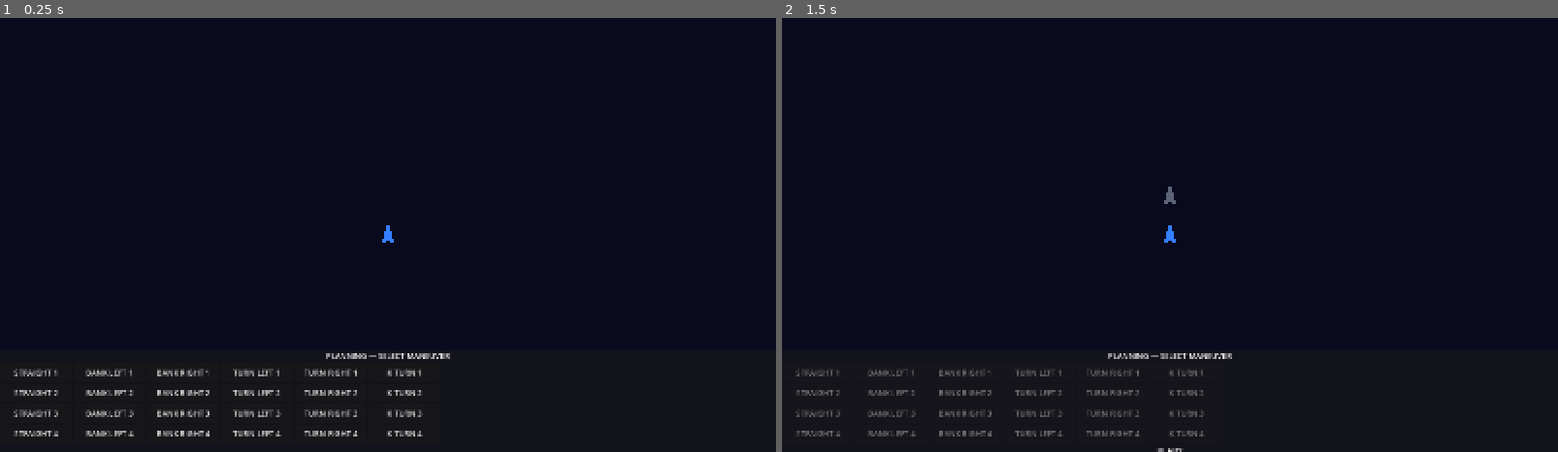
Above: before the commit, frames 1-2 (left to right).
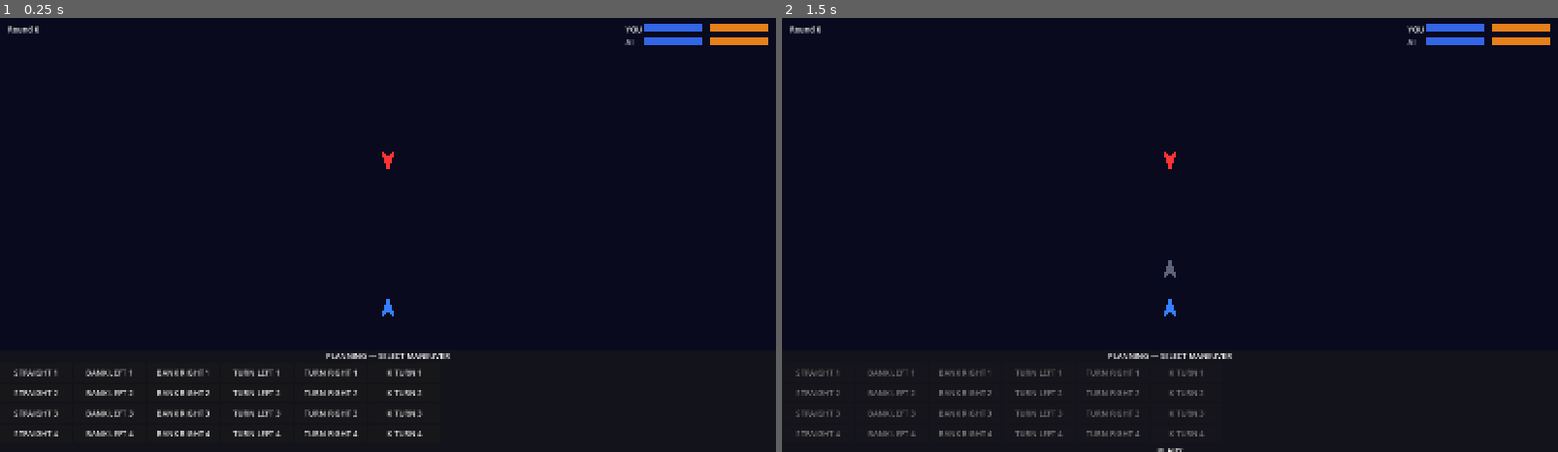
Above: after the commit, the same moments.

Repository: kavemankai/JaggedBuild
Game: Godot game, scene res://scenes/Main.tscn
Same seed, same stepped clock (60 frames per second), same inputs: the game is played once before the commit and once after it.
Inputs (mouse positions are in pixels of both pictures, inside the frame that each line leads up to):
- Up to frame 1 (0.25 s): no input
- Up to frame 2 (1.5 s): click "STRAIGHT 1" at 0.5 s; tap Enter at 1.25 s; move the mouse to (1340, 213) at 1.27 s

The runs differ from the first frame. In frame 1, 0.7% of the frame differs, in the area x 1-99%, y 1-69%; in frame 2, 0.8%.
Error after the commit: Parse Error: Cannot infer the type of "player_dead" variable because the value doesn't have a set type. (res://scripts/RoundManager.gd:63)

Commit message:
phase-2: gates 2-5 -- round loop, AI, collision, combat system
Gates 2-3: signal-driven PLANNING/RESOLUTION round loop, coroutine ship
animation along Bezier arcs, greedy AI maneuver selection, bump resolution
that walks each ship back along its own arc without affecting other movers.

Gate 5: combat system -- simultaneous shot resolution (store both before
applying either, enables dying blow), firing arc cone + hit% display,
range/facing probability modifiers, shields/hull health bars in HUD,
win/loss/mutual-destruction result overlay.

Co-Authored-By: Claude Sonnet 4.6 <noreply@anthropic.com>

Diff:
--- a/project.godot
+++ b/project.godot
@@ -8,17 +8,24 @@
 
 config_version=5
 
+[animation]
+
+compatibility/default_parent_skeleton_in_mesh_instance_3d=true
+
 [application]
 
 config/name="DogfightProto"
 config/description="Space dogfight movement system prototype — Gate 1"
 config/version="0.1"
 run/main_scene="res://scenes/Main.tscn"
-config/features=PackedStringArray("4.3", "Forward Plus")
+config/features=PackedStringArray("4.6", "Forward Plus")
 
 [autoload]
 
 ManeuverSystem="*res://scripts/ManeuverSystem.gd"
+RoundManager="*res://scripts/RoundManager.gd"
+CollisionHandler="*res://scripts/CollisionHandler.gd"
+CombatSystem="*res://scripts/CombatSystem.gd"
 
 [display]
 
@@ -26,4 +33,7 @@
 window/size/viewport_height=900
 window/size/resizable=false
 window/stretch/mode="canvas_items"
-window/stretch/aspect="keep"
+
+[dotnet]
+
+project/assembly_name="DogfightProto"
--- /dev/null
+++ b/scenes/HUD.tscn
@@ -0,0 +1,84 @@
+[gd_scene load_steps=2 format=3]
+
+[ext_resource type="Script" path="res://scripts/HUD.gd" id="1"]
+
+[node name="HUD" type="CanvasLayer"]
+layer = 2
+script = ExtResource("1")
+
+[node name="Info" type="VBoxContainer" parent="."]
+offset_left = 16.0
+offset_top = 16.0
+offset_right = 220.0
+offset_bottom = 72.0
+
+[node name="Round" type="Label" parent="Info"]
+text = "Round 0"
+
+[node name="Phase" type="Label" parent="Info"]
+text = ""
+
+[node name="HealthBars" type="VBoxContainer" parent="."]
+anchor_left = 1.0
+anchor_right = 1.0
+offset_left = -310.0
+offset_top = 16.0
+offset_right = -16.0
+offset_bottom = 106.0
+
+[node name="PlayerRow" type="HBoxContainer" parent="HealthBars"]
+
+[node name="PlayerTag" type="Label" parent="HealthBars/PlayerRow"]
+custom_minimum_size = Vector2(36, 0)
+text = "YOU"
+
+[node name="PlayerShields" type="ProgressBar" parent="HealthBars/PlayerRow"]
+custom_minimum_size = Vector2(90, 16)
+size_flags_horizontal = 3
+max_value = 2.0
+value = 2.0
+show_percentage = false
+
+[node name="PlayerGap" type="Label" parent="HealthBars/PlayerRow"]
+text = "  "
+
+[node name="PlayerHull" type="ProgressBar" parent="HealthBars/PlayerRow"]
+custom_minimum_size = Vector2(90, 16)
+size_flags_horizontal = 3
+max_value = 3.0
+value = 3.0
+show_percentage = false
+
+[node name="AIRow" type="HBoxContainer" parent="HealthBars"]
+
+[node name="AITag" type="Label" parent="HealthBars/AIRow"]
+custom_minimum_size = Vector2(36, 0)
+text = "AI "
+
+[node name="AIShields" type="ProgressBar" parent="HealthBars/AIRow"]
+custom_minimum_size = Vector2(90, 16)
+size_flags_horizontal = 3
+max_value = 3.0
+value = 3.0
+show_percentage = false
+
+[node name="AIGap" type="Label" parent="HealthBars/AIRow"]
+text = "  "
+
+[node name="AIHull" type="ProgressBar" parent="HealthBars/AIRow"]
+custom_minimum_size = Vector2(90, 16)
+size_flags_horizontal = 3
+max_value = 2.0
+value = 2.0
+show_percentage = false
+
+[node name="Result" type="Label" parent="."]
+anchor_left = 0.0
+anchor_right = 1.0
+anchor_top = 0.0
+anchor_bottom = 1.0
+text = ""
+horizontal_alignment = 1
+vertical_alignment = 1
+theme_override_font_sizes/font_size = 64
+visible = false
--- a/scenes/Main.tscn
+++ b/scenes/Main.tscn
@@ -1,9 +1,11 @@
-[gd_scene load_steps=5 format=3]
+[gd_scene load_steps=7 format=3]
 
 [ext_resource type="Script" path="res://scripts/Main.gd" id="1"]
 [ext_resource type="PackedScene" path="res://scenes/Ship.tscn" id="2"]
 [ext_resource type="PackedScene" path="res://scenes/GhostShip.tscn" id="3"]
 [ext_resource type="PackedScene" path="res://scenes/SelectionPanel.tscn" id="4"]
+[ext_resource type="Script" path="res://scripts/AIController.gd" id="5"]
+[ext_resource type="PackedScene" path="res://scenes/HUD.tscn" id="6"]
 
 [node name="Main" type="Node2D"]
 script = ExtResource("1")
@@ -16,10 +18,21 @@
 [node name="Ships" type="Node2D" parent="."]
 
 [node name="PlayerShip" parent="Ships" instance=ExtResource("2")]
-position = Vector2(800, 450)
+position = Vector2(800, 600)
+
+[node name="AIShip" parent="Ships" instance=ExtResource("2")]
+position = Vector2(800, 300)
+rotation = 3.14159265
+pilot_skill = 2
+accent_color = Color(1, 0.2, 0.2, 1)
 
 [node name="GhostShip" parent="." instance=ExtResource("3")]
+
+[node name="AIController" type="Node" parent="."]
+script = ExtResource("5")
 
 [node name="UI" type="CanvasLayer" parent="."]
 
 [node name="SelectionPanel" parent="UI" instance=ExtResource("4")]
+
+[node name="HUD" parent="." instance=ExtResource("6")]
--- a/scenes/Ship.tscn
+++ b/scenes/Ship.tscn
@@ -8,3 +8,16 @@
 [node name="Body" type="Polygon2D" parent="."]
 color = Color(0.2, 0.5, 1.0, 1.0)
 polygon = PackedVector2Array(-14, 22, 0, -24, 14, 22, 0, 12)
+
+[node name="FiringArc" type="Polygon2D" parent="."]
+visible = false
+color = Color(0.2, 0.5, 1.0, 0.12)
+
+[node name="HitLabel" type="Label" parent="."]
+offset_left = -40.0
+offset_top = -70.0
+offset_right = 40.0
+offset_bottom = -52.0
+text = ""
+horizontal_alignment = 1
+visible = false
--- /dev/null
+++ b/scripts/AIController.gd
@@ -0,0 +1,43 @@
+extends Node
+
+const PREFERRED_DISTANCE: float = 300.0
+
+
+func select_maneuver(ai_ship: Ship, player_ship: Ship) -> Maneuver:
+	var best_maneuver: Maneuver = null
+	var best_score: float = -INF
+
+	for bearing in ai_ship.bearing_options:
+		for speed in ai_ship.speed_options:
+			var m := Maneuver.new()
+			m.bearing = bearing
+			m.speed = speed
+
+			var end_state := ManeuverSystem.compute_end_state(
+				ai_ship.global_position, ai_ship.rotation, m)
+			var score := _score_state(end_state, player_ship)
+
+			if score > best_score:
+				best_score = score
+				best_maneuver = m
+
+	return best_maneuver
+
+
+func _score_state(end_state: Dictionary, player_ship: Ship) -> float:
+	var end_pos: Vector2 = end_state["position"]
+	var end_rot: float = end_state["rotation"]
+	var score: float = 0.0
+
+	var to_player: Vector2 = (player_ship.global_position - end_pos).normalized()
+	var facing: Vector2 = Vector2(0.0, -1.0).rotated(end_rot)
+	score += facing.dot(to_player) * 10.0
+
+	var dist: float = end_pos.distance_to(player_ship.global_position)
+	var dist_score: float = 1.0 - abs(dist - PREFERRED_DISTANCE) / PREFERRED_DISTANCE
+	score += dist_score * 5.0
+
+	if ManeuverSystem.is_out_of_bounds(end_pos):
+		score -= 100.0
+
+	return score
--- /dev/null
+++ b/scripts/CollisionHandler.gd
@@ -0,0 +1,25 @@
+extends Node
+
+const COLLISION_RADIUS: float = 40.0
+
+
+func ships_overlap(a: Ship, b: Ship) -> bool:
+	return a.global_position.distance_to(b.global_position) < (COLLISION_RADIUS * 2.0)
+
+
+func resolve_bump(moving_ship: Ship, blocking_ship: Ship) -> void:
+	var t := 1.0
+	while t > 0.0 and ships_overlap(moving_ship, blocking_ship):
+		t -= 0.05
+		moving_ship.global_position = moving_ship.get_arc_position(t)
+	moving_ship.was_bumped = true
+
+
+func any_overlap(check_ships: Array) -> bool:
+	for i in range(check_ships.size()):
+		for j in range(i + 1, check_ships.size()):
+			var a: Ship = check_ships[i]
+			var b: Ship = check_ships[j]
+			if not a.is_destroyed and not b.is_destroyed and ships_overlap(a, b):
+				return true
+	return false
--- /dev/null
+++ b/scripts/CombatSystem.gd
@@ -0,0 +1,95 @@
+extends Node
+
+const BASE_HIT_CHANCE: float = 0.625
+const BASE_EVADE_CHANCE: float = 0.375
+const HIT_DAMAGE: int = 1
+const SHOT_ANIM_DURATION: float = 0.15
+
+
+func calculate_hit_chance(attacker: Ship, defender: Ship) -> float:
+	var eff_atk: int = attacker.attack
+	var eff_def: int = defender.defence
+
+	var dist: float = attacker.global_position.distance_to(defender.global_position)
+	if dist < ManeuverSystem.RANGE_CLOSE:
+		eff_atk += 1
+	elif dist > ManeuverSystem.RANGE_MEDIUM:
+		eff_def += 1
+
+	if ManeuverSystem.is_in_rear_arc(attacker, defender):
+		eff_def = max(0, eff_def - 1)
+
+	eff_atk = clampi(eff_atk, 0, 6)
+	eff_def = clampi(eff_def, 0, 6)
+
+	var p_hit: float = 1.0 - pow(1.0 - BASE_HIT_CHANCE, float(eff_atk))
+	var p_survive: float = pow(1.0 - BASE_EVADE_CHANCE, float(eff_def))
+	return p_hit * p_survive
+
+
+func resolve_shot(hit_chance: float) -> bool:
+	return randf() < hit_chance
+
+
+func apply_damage(ship: Ship, amount: int) -> void:
+	if ship.shields > 0:
+		ship.shields -= amount
+		ship.flash_shield()
+	else:
+		ship.hull -= amount
+		ship.flash_hull()
+	if ship.hull <= 0:
+		ship.is_destroyed = true
+
+
+func run_combat(ships: Array) -> void:
+	var alive: Array = ships.filter(func(s: Ship): return not s.is_destroyed)
+	if alive.size() < 2:
+		return
+
+	var ship_a: Ship = alive[0]
+	var ship_b: Ship = alive[1]
+
+	var a_in_arc := ManeuverSystem.is_in_firing_arc(ship_a, ship_b)
+	var b_in_arc := ManeuverSystem.is_in_firing_arc(ship_b, ship_a)
+	var a_chance := calculate_hit_chance(ship_a, ship_b) if a_in_arc else 0.0
+	var b_chance := calculate_hit_chance(ship_b, ship_a) if b_in_arc else 0.0
+
+	ship_a.show_combat_ui(a_in_arc, a_chance)
+	ship_b.show_combat_ui(b_in_arc, b_chance)
+
+	await get_tree().create_timer(1.2).timeout
+
+	# Store both results before applying either
+	var a_hits := resolve_shot(a_chance) if a_in_arc else false
+	var b_hits := resolve_shot(b_chance) if b_in_arc else false
+
+	# Draw shots simultaneously (fire and forget coroutines)
+	if a_in_arc:
+		_draw_shot(ship_a.global_position, ship_b.global_position, ship_a.accent_color, a_hits)
+	if b_in_arc:
+		_draw_shot(ship_b.global_position, ship_a.global_position, ship_b.accent_color, b_hits)
+
+	await get_tree().create_timer(SHOT_ANIM_DURATION + 0.1).timeout
+
+	# Apply both simultaneously
+	if a_hits:
+		apply_damage(ship_b, HIT_DAMAGE)
+	if b_hits:
+		apply_damage(ship_a, HIT_DAMAGE)
+
+	ship_a.hide_combat_ui()
+	ship_b.hide_combat_ui()
+
+	await get_tree().create_timer(0.4).timeout
+
+
+func _draw_shot(from: Vector2, to: Vector2, color: Color, is_hit: bool) -> void:
+	var line := Line2D.new()
+	line.width = 3.0
+	line.default_color = Color(color.r, color.g, color.b, 0.9)
+	line.add_point(from)
+	line.add_point(to if is_hit else from.lerp(to, 0.45))
+	get_tree().current_scene.add_child(line)
+	await get_tree().create_timer(SHOT_ANIM_DURATION).timeout
+	line.queue_free()
--- /dev/null
+++ b/scripts/HUD.gd
@@ -0,0 +1,75 @@
+extends CanvasLayer
+
+@onready var _round_label: Label = $Info/Round
+@onready var _phase_label: Label = $Info/Phase
+@onready var _p_shields: ProgressBar = $HealthBars/PlayerRow/PlayerShields
+@onready var _p_hull: ProgressBar = $HealthBars/PlayerRow/PlayerHull
+@onready var _ai_shields: ProgressBar = $HealthBars/AIRow/AIShields
+@onready var _ai_hull: ProgressBar = $HealthBars/AIRow/AIHull
+@onready var _result: Label = $Result
+
+var _player_ship: Ship = null
+var _ai_ship: Ship = null
+var _p_hull_low: bool = false
+var _ai_hull_low: bool = false
+
+
+func _ready() -> void:
+	_style_bar(_p_shields, Color(0.2, 0.4, 0.9))
+	_style_bar(_ai_shields, Color(0.2, 0.4, 0.9))
+	_style_bar(_p_hull, Color(0.9, 0.5, 0.1))
+	_style_bar(_ai_hull, Color(0.9, 0.5, 0.1))
+
+	RoundManager.planning_phase_started.connect(func():
+		_round_label.text = "Round %d" % RoundManager.round_number
+		_phase_label.text = "PLANNING")
+	RoundManager.resolution_phase_started.connect(func():
+		_phase_label.text = "RESOLVING")
+	RoundManager.combat_phase_started.connect(func():
+		_phase_label.text = "COMBAT")
+	RoundManager.evaluation_phase_started.connect(func():
+		_phase_label.text = "")
+	RoundManager.game_ended.connect(_on_game_ended)
+
+
+func setup_health(player_ship: Ship, ai_ship: Ship) -> void:
+	_player_ship = player_ship
+	_ai_ship = ai_ship
+	_p_shields.max_value = player_ship.shields
+	_p_hull.max_value = player_ship.hull
+	_ai_shields.max_value = ai_ship.shields
+	_ai_hull.max_value = ai_ship.hull
+
+
+func _process(_delta: float) -> void:
+	if _player_ship == null:
+		return
+	_p_shields.value = _player_ship.shields
+	_p_hull.value = _player_ship.hull
+	_ai_shields.value = _ai_ship.shields
+	_ai_hull.value = _ai_ship.hull
+
+	var p_low := _player_ship.hull <= _p_hull.max_value * 0.5
+	if p_low != _p_hull_low:
+		_p_hull_low = p_low
+		_style_bar(_p_hull, Color(0.9, 0.15, 0.1) if p_low else Color(0.9, 0.5, 0.1))
+
+	var ai_low := _ai_ship.hull <= _ai_hull.max_value * 0.5
+	if ai_low != _ai_hull_low:
+		_ai_hull_low = ai_low
+		_style_bar(_ai_hull, Color(0.9, 0.15, 0.1) if ai_low else Color(0.9, 0.5, 0.1))
+
+
+func _on_game_ended(message: String, color: Color) -> void:
+	_result.text = message
+	_result.modulate = color
+	_result.visible = true
+
+
+func _style_bar(bar: ProgressBar, color: Color) -> void:
+	var fill := StyleBoxFlat.new()
+	fill.bg_color = color
+	bar.add_theme_stylebox_override("fill", fill)
+	var bg := StyleBoxFlat.new()
+	bg.bg_color = Color(0.1, 0.1, 0.1, 0.8)
+	bar.add_theme_stylebox_override("background", bg)
--- a/scripts/Main.gd
+++ b/scripts/Main.gd
@@ -1,14 +1,40 @@
 extends Node2D
 
 @onready var player_ship: Ship = $Ships/PlayerShip
+@onready var ai_ship: Ship = $Ships/AIShip
 @onready var ghost_ship: Node2D = $GhostShip
 @onready var selection_panel: Control = $UI/SelectionPanel
+@onready var ai_controller: Node = $AIController
 
 
 func _ready() -> void:
+	ai_ship.speed_options = [1, 2, 3]
+	ai_ship.bearing_options = ["STRAIGHT", "BANK_LEFT", "BANK_RIGHT", "TURN_LEFT", "TURN_RIGHT"]
+	ai_ship.attack = 2
+	ai_ship.defence = 3
+	ai_ship.shields = 3
+	ai_ship.hull = 2
+
 	selection_panel.setup(player_ship, ghost_ship)
 	selection_panel.maneuver_confirmed.connect(_on_maneuver_confirmed)
 
+	$HUD.setup_health(player_ship, ai_ship)
 
-func _on_maneuver_confirmed(maneuver: Maneuver) -> void:
-	pass
+	RoundManager.register_ships([player_ship, ai_ship])
+	RoundManager.planning_phase_started.connect(_on_planning_started)
+	RoundManager.resolution_phase_started.connect(_on_resolution_started)
+	RoundManager.begin_round()
+
+
+func _on_planning_started() -> void:
+	selection_panel.visible = true
+	selection_panel.reset()
+	ai_ship.selected_maneuver = ai_controller.select_maneuver(ai_ship, player_ship)
+
+
+func _on_resolution_started() -> void:
+	selection_panel.visible = false
+
+
+func _on_maneuver_confirmed(_maneuver: Maneuver) -> void:
+	RoundManager.resolve_maneuvers()
--- a/scripts/ManeuverSystem.gd
+++ b/scripts/ManeuverSystem.gd
@@ -4,6 +4,10 @@
 const BASE_SPEED_UNIT: float = 80.0
 const ARENA_WIDTH: float = 1600.0
 const ARENA_HEIGHT: float = 900.0
+
+const MAX_RANGE: float = 500.0
+const RANGE_CLOSE: float = 167.0
+const RANGE_MEDIUM: float = 333.0
 
 const BANK_LATERAL: float = 0.4
 const BANK_FORWARD: float = 0.9
@@ -83,3 +87,17 @@
 
 func is_out_of_bounds(pos: Vector2) -> bool:
 	return pos.x < 0.0 or pos.x > ARENA_WIDTH or pos.y < 0.0 or pos.y > ARENA_HEIGHT
+
+
+func is_in_firing_arc(attacker: Ship, target: Ship) -> bool:
+	var to_target: Vector2 = target.global_position - attacker.global_position
+	if to_target.length() > MAX_RANGE:
+		return false
+	var facing: Vector2 = Vector2(0.0, -1.0).rotated(attacker.rotation)
+	return facing.dot(to_target.normalized()) > cos(deg_to_rad(45.0))
+
+
+func is_in_rear_arc(attacker: Ship, target: Ship) -> bool:
+	var to_attacker: Vector2 = (attacker.global_position - target.global_position).normalized()
+	var target_back: Vector2 = Vector2(0.0, 1.0).rotated(target.rotation)
+	return target_back.dot(to_attacker) > cos(deg_to_rad(45.0))
--- /dev/null
+++ b/scripts/RoundManager.gd
@@ -0,0 +1,78 @@
+extends Node
+
+enum Phase { PLANNING, RESOLUTION, COMBAT, EVALUATION }
+
+signal planning_phase_started
+signal resolution_phase_started
+signal combat_phase_started
+signal evaluation_phase_started
+signal game_ended(message: String, color: Color)
+
+var current_phase: Phase = Phase.PLANNING
+var round_number: int = 0
+var ships: Array = []
+
+
+func register_ships(ship_array: Array) -> void:
+	ships = ship_array
+
+
+func begin_round() -> void:
+	round_number += 1
+	current_phase = Phase.PLANNING
+	planning_phase_started.emit()
+
+
+func resolve_maneuvers() -> void:
+	current_phase = Phase.RESOLUTION
+	resolution_phase_started.emit()
+
+	var resolution_order: Array = ships.duplicate()
+	resolution_order.sort_custom(func(a, b): return a.pilot_skill < b.pilot_skill)
+
+	for ship in resolution_order:
+		if ship.is_destroyed:
+			continue
+		await ship.execute_maneuver()
+		for other in ships:
+			if other == ship or other.is_destroyed:
+				continue
+			if CollisionHandler.ships_overlap(ship, other):
+				CollisionHandler.resolve_bump(ship, other)
+
+	_run_combat()
+
+
+func _run_combat() -> void:
+	current_phase = Phase.COMBAT
+	combat_phase_started.emit()
+	await CombatSystem.run_combat(ships)
+	_evaluate()
+
+
+func _evaluate() -> void:
+	current_phase = Phase.EVALUATION
+	evaluation_phase_started.emit()
+
+	for ship in ships:
+		if ManeuverSystem.is_out_of_bounds(ship.global_position):
+			ship.is_destroyed = true
+
+	await get_tree().create_timer(0.3).timeout
+
+	var player_dead := ships.size() > 0 and ships[0].is_destroyed
+	var ai_dead := ships.size() > 1 and ships[1].is_destroyed
+
+	if player_dead and ai_dead:
+		_end_game("MUTUAL DESTRUCTION", Color.WHITE)
+	elif player_dead:
+		_end_game("SHIP DESTROYED", Color(1.0, 0.2, 0.2, 1.0))
+	elif ai_dead:
+		_end_game("ENEMY DESTROYED", Color(0.2, 1.0, 0.2, 1.0))
+	else:
+		begin_round()
+
+
+func _end_game(message: String, color: Color) -> void:
+	current_phase = Phase.EVALUATION
+	game_ended.emit(message, color)
--- a/scripts/Ship.gd
+++ b/scripts/Ship.gd
@@ -4,8 +4,119 @@
 @export var pilot_skill: int = 4
 @export var speed_options: Array = [1, 2, 3, 4]
 @export var bearing_options: Array = ["STRAIGHT", "BANK_LEFT", "BANK_RIGHT", "TURN_LEFT", "TURN_RIGHT", "K_TURN"]
-@export var accent_color: Color = Color(0.2, 0.5, 1.0, 1.0)
+@export var accent_color: Color = Color(0.2, 0.5, 1.0, 1.0):
+	set(v):
+		accent_color = v
+		if _body != null:
+			_body.color = v
+
+@export var attack: int = 3
+@export var defence: int = 2
+@export var shields: int = 2
+@export var hull: int = 3
 
 var selected_maneuver: Maneuver = null
 var is_destroyed: bool = false
 var was_bumped: bool = false
+var _arc_pts: Array = []
+
+@onready var _body: Polygon2D = $Body
+@onready var _firing_arc: Polygon2D = $FiringArc
+@onready var _hit_label: Label = $HitLabel
+
+
+func _ready() -> void:
+	_body.color = accent_color
+	_build_arc_polygon()
+	_hit_label.add_theme_color_override("font_color", accent_color)
+
+
+func _build_arc_polygon() -> void:
+	var pts := PackedVector2Array()
+	pts.append(Vector2.ZERO)
+	for i in range(11):
+		var t := float(i) / 10.0
+		var angle := lerp(deg_to_rad(-45.0), deg_to_rad(45.0), t)
+		pts.append(Vector2(0.0, -1.0).rotated(angle) * ManeuverSystem.MAX_RANGE)
+	_firing_arc.polygon = pts
+	_firing_arc.color = Color(accent_color.r, accent_color.g, accent_color.b, 0.12)
+	_firing_arc.visible = false
+
+
+func show_combat_ui(in_arc: bool, hit_chance: float) -> void:
+	_firing_arc.visible = true
+	_firing_arc.color = Color(accent_color.r, accent_color.g, accent_color.b,
+								0.28 if in_arc else 0.08)
+	_hit_label.visible = true
+	if in_arc:
+		_hit_label.add_theme_color_override("font_color", accent_color)
+		_hit_label.text = "%d%% HIT" % int(hit_chance * 100.0)
+	else:
+		_hit_label.add_theme_color_override("font_color", Color(0.5, 0.5, 0.5, 1.0))
+		_hit_label.text = "NO SHOT"
+
+
+func hide_combat_ui() -> void:
+	_firing_arc.visible = false
+	_hit_label.visible = false
+	_hit_label.add_theme_color_override("font_color", accent_color)
+
+
+func flash_shield() -> void:
+	var tween := create_tween()
+	tween.tween_property(_body, "color", Color.WHITE, 0.05)
+	tween.tween_property(_body, "color", accent_color, 0.15)
+
+
+func flash_hull() -> void:
+	var tween := create_tween()
+	tween.tween_property(_body, "color", Color.RED, 0.05)
+	tween.tween_property(_body, "color", accent_color, 0.2)
+
+
+func get_arc_position(t: float) -> Vector2:
+	if _arc_pts.is_empty():
+		return global_position
+	var n: int = _arc_pts.size() - 1
+	var fi: float = clampf(t, 0.0, 1.0) * float(n)
+	var i: int = int(fi)
+	var frac: float = fi - float(i)
+	if i >= n:
+		return _arc_pts[n]
+	var p0: Vector2 = _arc_pts[i]
+	var p1: Vector2 = _arc_pts[i + 1]
+	return p0.lerp(p1, frac)
+
+
+func execute_maneuver() -> void:
+	if selected_maneuver == null or is_destroyed:
+		return
+
+	var start_pos := global_position
+	var start_rot := rotation
+	var end_state := ManeuverSystem.compute_end_state(start_pos, start_rot, selected_maneuver)
+	_arc_pts = ManeuverSystem.generate_arc_points(start_pos, start_rot, selected_maneuver)
+	var arc_pts: Array = _arc_pts
+	var n: int = arc_pts.size() - 1
+	var duration: float = 0.5
+	var elapsed: float = 0.0
+
+	while elapsed < duration:
+		await get_tree().process_frame
+		elapsed += get_process_delta_time()
+		var t: float = clampf(elapsed / duration, 0.0, 1.0)
+		var fi: float = t * float(n)
+		var i: int = int(fi)
+		var frac: float = fi - float(i)
+		if i >= n:
+			global_position = arc_pts[n]
+		else:
+			var p0: Vector2 = arc_pts[i]
+			var p1: Vector2 = arc_pts[i + 1]
+			global_position = p0.lerp(p1, frac)
+		rotation = start_rot + (end_state["rotation"] - start_rot) * t
+
+	global_position = end_state["position"]
+	rotation = end_state["rotation"]
+	selected_maneuver = null
+	was_bumped = false
Not shown, added: scripts/AIController.gd.uid
Not shown, added: scripts/CollisionHandler.gd.uid
Not shown, added: scripts/CombatSystem.gd.uid
Not shown, added: scripts/GhostShip.gd.uid
Not shown, added: scripts/HUD.gd.uid
Not shown, added: scripts/Main.gd.uid
Not shown, added: scripts/Maneuver.gd.uid
Not shown, added: scripts/ManeuverSystem.gd.uid
Not shown, added: scripts/RoundManager.gd.uid
Not shown, added: scripts/SelectionPanel.gd.uid
Not shown, added: scripts/Ship.gd.uid
